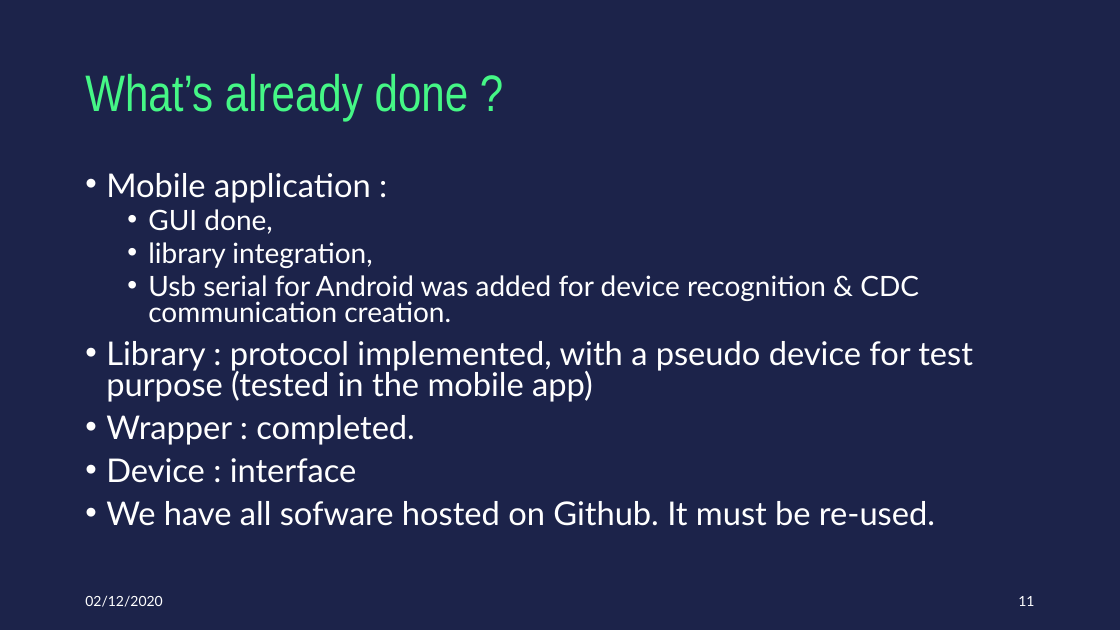
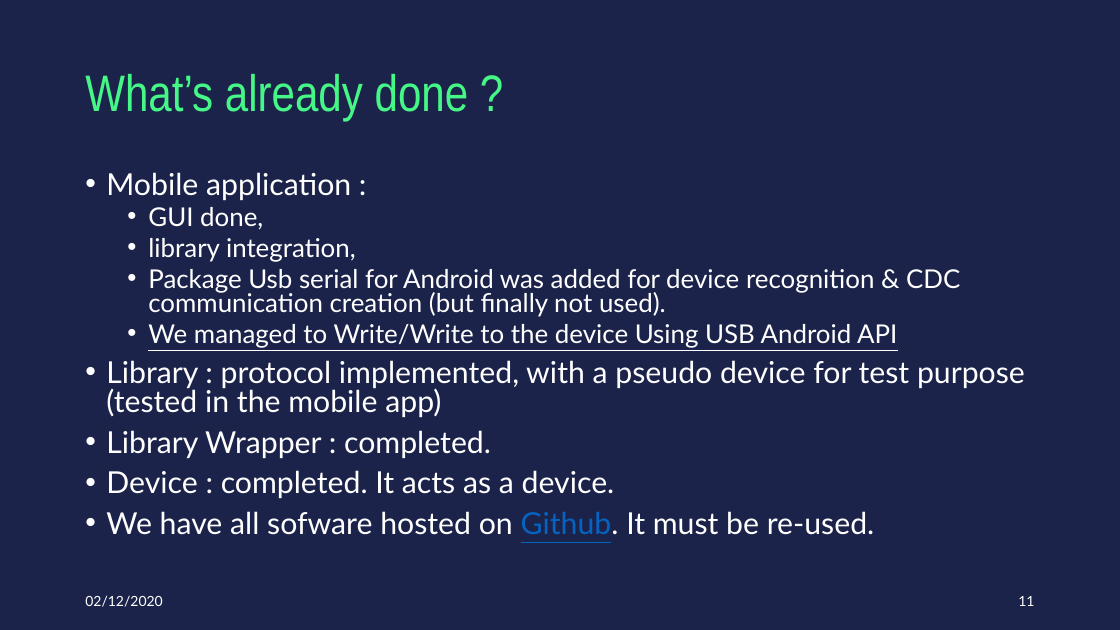
Before and after one commit to bizulk/Android-USB-Host-Link, a slide deck: slide 11 of 20201202_AndroidFilaire_ProjectRequirements.pptx. Drawn at 1120x630 pixels with LibreOffice and Linux fonts; fonts in the diff are those of the drawing. Boxes give left, top, right and bottom in pixels: in the first picture for what was removed or moved away, otherwise in the second. Text is boxed around its words. In the diff, an @@ line names an element or a change of style, - is before the commit and + after.

```diff
--- a/20201202_AndroidFilaire_ProjectRequirements.pptx
+++ b/20201202_AndroidFilaire_ProjectRequirements.pptx
@@ text at box(106, 172, 1025, 535): size 28 to 25.9 pt in "Mobile application :", "Library : protocol implemented, with a pseudo ...", "We have all sofware hosted on Github. ..."; size 24 to 22.2 pt in "GUI done,", "library integration,"; text colour #FFFFFF to #0563C1, underline on in "Github." @@
@@ text at box(148, 269, 960, 348): text changed; size 24 to 22.2 pt @@
-  • Usb serial for Android was added for device recognition & CDC communication creation.
+  • Package Usb serial for Android was added for device recognition & CDC communication creation (but finally not used).
+  • We managed to Write/Write to the device Using USB Android API
@@ text at box(106, 430, 615, 498): text changed; size 28 to 25.9 pt @@
-• Wrapper : completed.
-• Device : interface
+• Library Wrapper : completed.
+• Device : completed. It acts as a device.
```
Also in this commit, not shown: 1 other slide changed.
